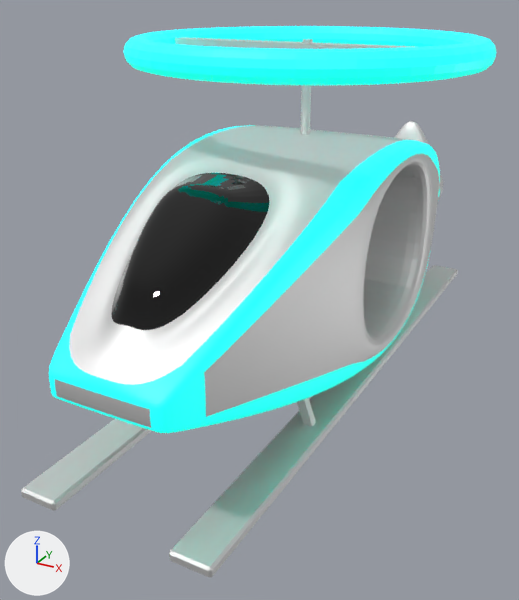
A saved change to the glTF model art/space-chopper/space-chopper.glb.
Rendered twice from a 50 mm lens placed at (2.83, -6.01, 2.23), pointed at (-0.23, -0.44, -0.55). The axes (+X, +Y, +Z) are drawn at lower left. The lights are the same throughout.

Objects in the first picture: 'blade', 'hull.001', 'rotor', 'skid-left', 'skid-right'.
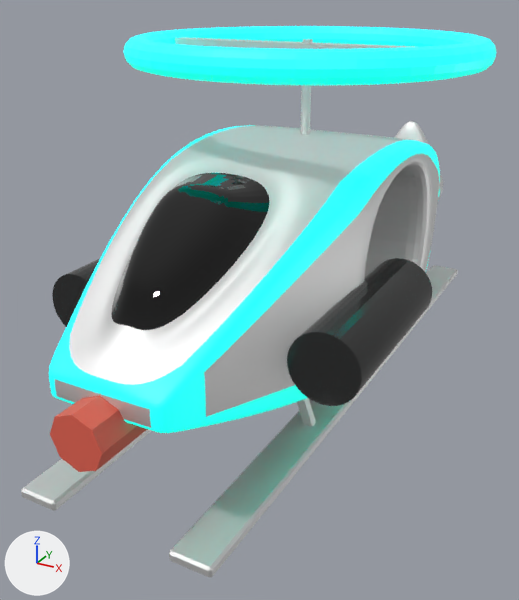
Boxes (x1, y1, x2, y2) around the edits, measured in the pictures (519 x 600 px):
'Cylinder', added (black)
    after: (287, 258, 432, 406)
'Cylinder.002', added (red)
    after: (50, 395, 147, 472)
'Cylinder.001', added (black)
    after: (52, 259, 100, 327)

Edits to the bpy script that builds the scene:
```text
Add mat_material_005:
    mat_material_005 = principled_material('Material.005')
    mat_material_005.base_color = (0.8, 0.126, 0.0821)  # red #e76351
Add mat_material_004:
    mat_material_004 = principled_material('Material.004')
    mat_material_004.base_color = (0.0578, 0.0578, 0.0578)  # black #444444
    mat_material_004.metallic = 0.683
    mat_material_004.roughness = 0.141
Add me_cylinder_003:
    me_cylinder_003.from_pydata(...)  # an 8-sided cylinder along y spanning x -0.214..0.214, y -3.257..-2.061, z -0.619..-0.191
    me_cylinder_003.materials.append(mat_material_005)  # red #e76351
Add me_cylinder_002:
    me_cylinder_002.from_pydata(...)  # 64 vertices, 124 faces; spans x -1.39..-0.83, y -1.96..-0.32, z -0.49..0.07
    me_cylinder_002.materials.append(mat_material_004)  # black #444444
Add me_cylinder_001:
    me_cylinder_001.from_pydata(...)  # 64 vertices, 124 faces; spans x 0.83..1.39, y -1.96..-0.32, z -0.49..0.07
    me_cylinder_001.materials.append(mat_material_004)  # black #444444
Add ob_cylinder_002:
    ob_cylinder_002 = bpy.data.objects.new('Cylinder.002', me_cylinder_003)
    ob_cylinder_002.location = (0.0, 0.0, 0.0)
Add ob_cylinder_001:
    ob_cylinder_001 = bpy.data.objects.new('Cylinder.001', me_cylinder_002)
    ob_cylinder_001.location = (0.0, 0.0, 0.0)
Add ob_cylinder:
    ob_cylinder = bpy.data.objects.new('Cylinder', me_cylinder_001)
    ob_cylinder.location = (0.0, 0.0, 0.0)
```
